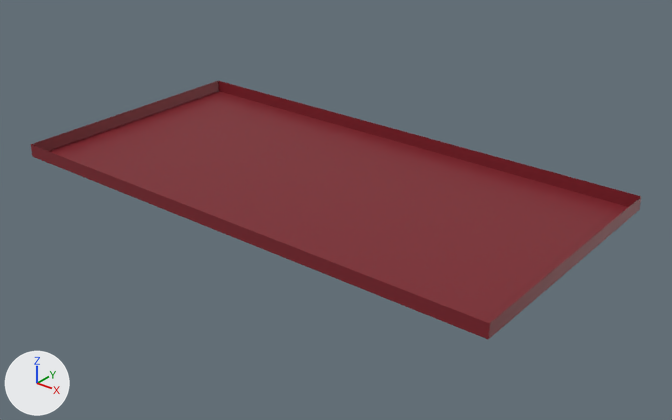
An edit to the FBX model Assets/Models/Buildings Kit/Imperial Buildings/BRoofPanelTrim_C.fbx, drawn before and after from the same camera.
Camera for both pictures: a camera (50 mm lens) standing at (11.89, -11.42, 5.99) and looking at (4.35, -2.0, 0.15). Arrows for +X, +Y and +Z are at lower left; the lights stay in place. The picture after the commit comes second. Where no turn or scale is listed for an object, it has been applied to the vertices.

Names of what the first picture shows: 'BRoofPannelTrim_C'.
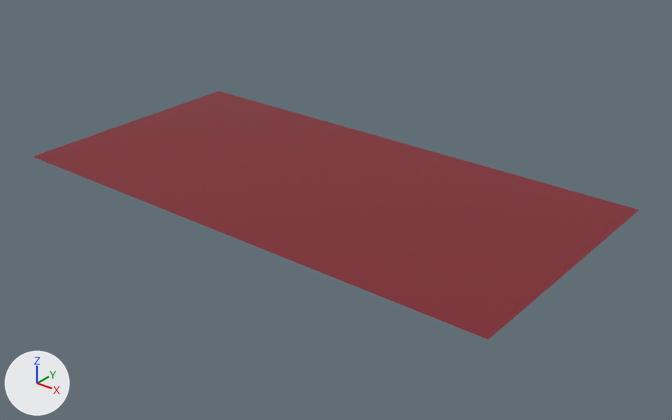
Where the change shows, as pixel boxes (x1, y1, x2, y2) in the pictures (672 x 420 px):
'BRoofPannelTrim_C', reshaped
    before: (31, 81, 641, 339)
    after: (33, 91, 639, 339)
part 1 of me_cube_007, deleted
    before: (31, 81, 641, 339)

The edits, one by one:
me_cube_007 is used by ob_broofpanneltrim_c; location (0.0, 0.0, 0.0).
Verts and faces of me_cube_007; kept vertices keep their numbers, new ones are numbered from 8.
Before the commit, vertices of me_cube_007: 0 (0.0, 0.0, 0.5) at pixel (218, 91), 1 (0.0, 0.0, 0.7) at pixel (218, 80), 2 (8.0, 0.0, 0.5) at pixel (639, 209), 3 (8.0, 0.0, 0.7) at pixel (641, 196), 4 (0.0, -4.0, 0.5) at pixel (32, 156).
Before the commit, vertices of me_cube_007: 5 (0.0, -4.0, 0.7) at pixel (30, 144), 6 (8.0, -4.0, 0.5) at pixel (488, 339), 7 (8.0, -4.0, 0.7) at pixel (489, 323).
me_cube_007 had 8 vertices, 10 faces and spanned x 0.0..8.0, y -4.0..0.0, z 0.5..0.7.
me_cube_007 now has 4 vertices, 2 faces and spans x 0.0..8.0, y -4.0..0.0, z 0.5.
Part 1, on me_cube_007:
Vertices deleted: 1, 3, 5, 7 (with the faces that use them).
